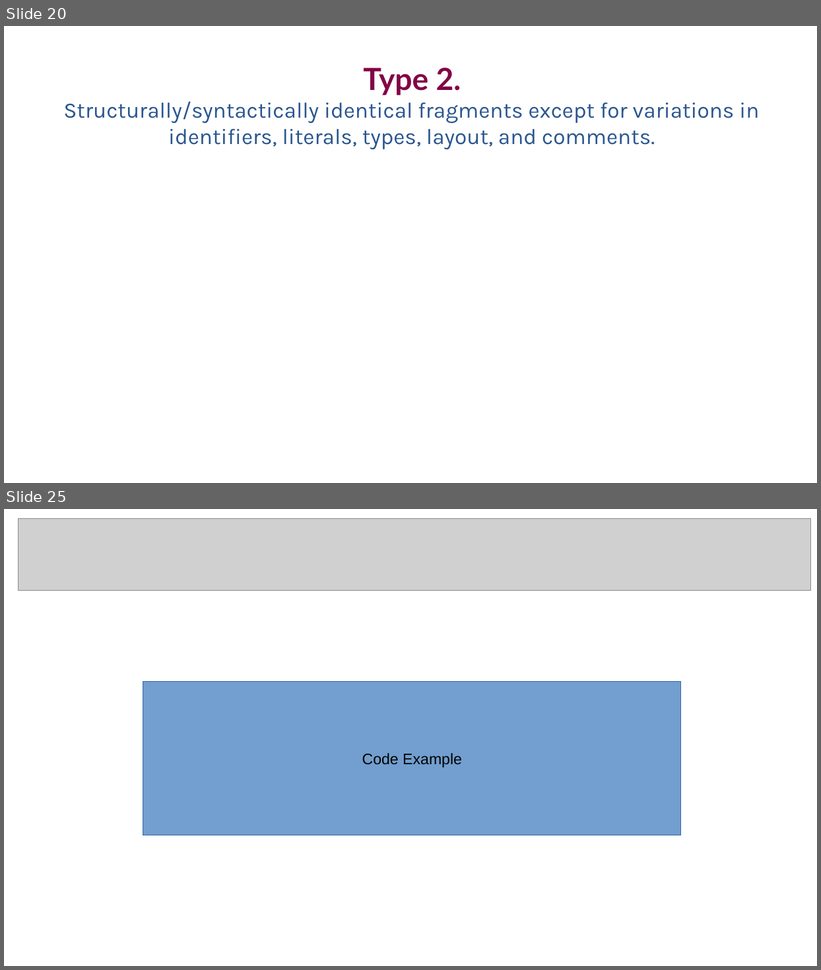
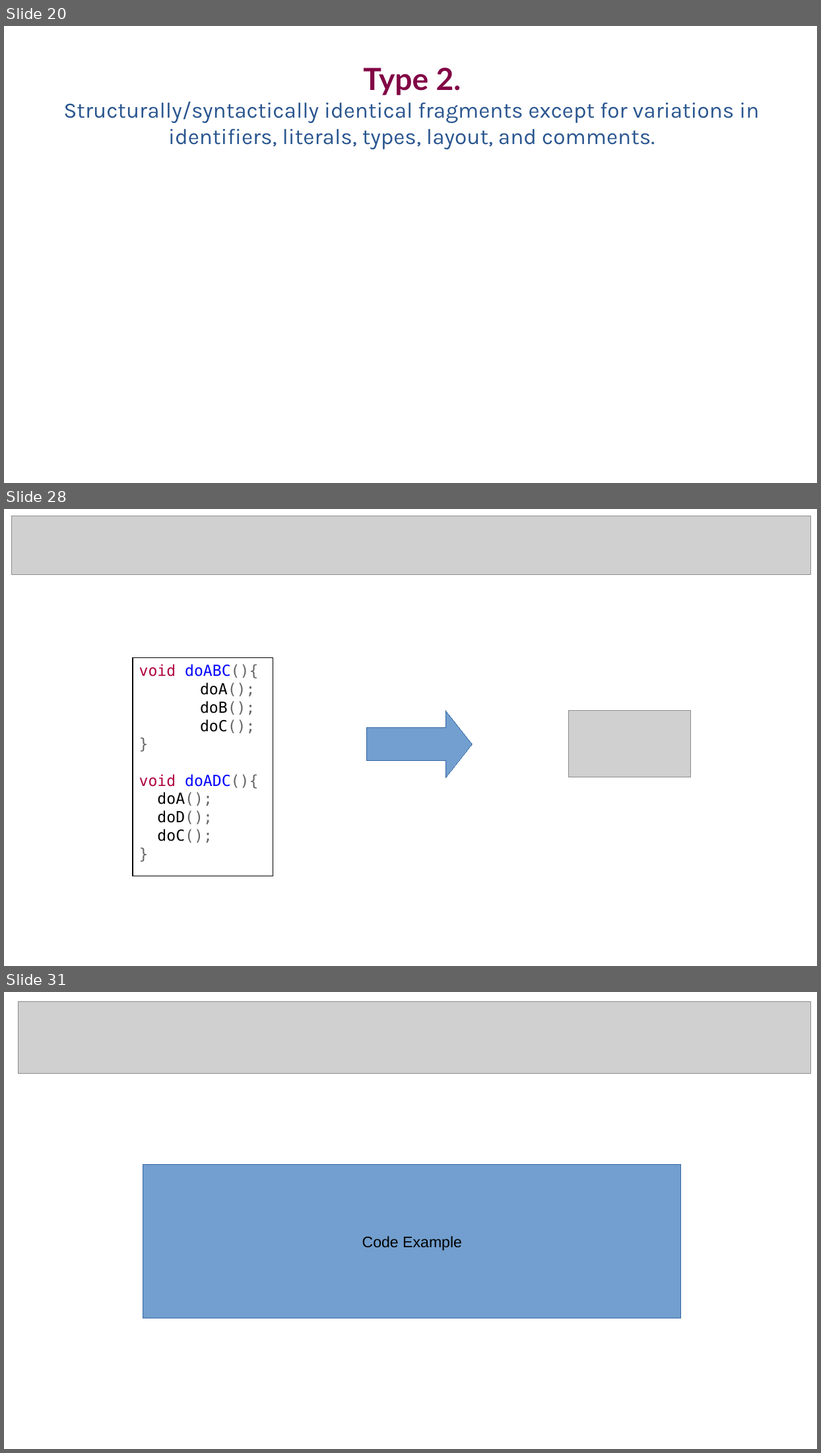
Before and after one commit to SimonBaars/Master-Thesis-Simon-Baars, a slide deck: presentations/FinalPresentation.odp. Shown one above the other, each under a label of ours: slides 20 and 25 before the commit, slides 20, 28 and 31 after it; the slides between them are not shown. The pictures are 821x970 and 821x1453 pixels, drawn with LibreOffice and Linux fonts; fonts in the diff are those of the drawing; grey boxes stand for pictures. Boxes give left, top, right and bottom in pixels: in the first picture for what was removed or moved away, otherwise in the second. Text is boxed around its words. In the diff, an @@ line names an element or a change of style, - is before the commit and + after.

```diff
--- a/presentations/FinalPresentation.odp
+++ b/presentations/FinalPresentation.odp
@@ slide 28 added at box(4, 509, 817, 966), background #FFFFFF @@
@@ picture added at box(12, 516, 811, 575) @@
@@ rectangle added at box(133, 658, 273, 876), outline #000000 0.99 pt, 18 pt, text #666666 @@
+void doABC(){
+doA();
+doB();
+doC();
+}
+void doADC(){
+doA();
+doD();
+doC();
+}
@@ right arrow added at box(366, 711, 472, 778), fill #729FCF, outline #3465A4 0 pt @@
@@ picture added at box(569, 711, 691, 778) @@
@@ what was slide 25 is now slide 31 @@
```
Also in this commit, not shown: 4 slides changed, 9 other slides added, 4 slides removed, 1 other file.
